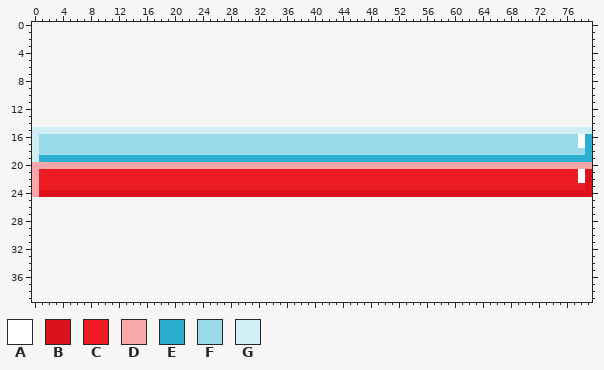
One commit to this sprite sheet: images/paddleimages.png. This is how it looked before the edit.
The file is 80x10 pixels. The old version is drawn lined up with the new one, on the new canvas.
Palette (. is transparent): A #ffffff  B #db111c  C #ed1c24  D #f8a7ab  E #2bafd0  F #99d9ea  G #d1eef5
Pixels before (only the part around the change), first column x 0:
 0 ................................................................................
 1 ................................................................................
 2 ................................................................................
 3 ................................................................................
 4 ................................................................................
 5 ................................................................................
 6 ................................................................................
 7 ................................................................................
 8 ................................................................................
 9 ................................................................................
10 ................................................................................
11 ................................................................................
12 ................................................................................
13 ................................................................................
14 ................................................................................
15 GGGGGGGGGGGGGGGGGGGGGGGGGGGGGGGGGGGGGGGGGGGGGGGGGGGGGGGGGGGGGGGGGGGGGGGGGGGGGGGG
16 GFFFFFFFFFFFFFFFFFFFFFFFFFFFFFFFFFFFFFFFFFFFFFFFFFFFFFFFFFFFFFFFFFFFFFFFFFFFFFAE
17 GFFFFFFFFFFFFFFFFFFFFFFFFFFFFFFFFFFFFFFFFFFFFFFFFFFFFFFFFFFFFFFFFFFFFFFFFFFFFFAE
18 GFFFFFFFFFFFFFFFFFFFFFFFFFFFFFFFFFFFFFFFFFFFFFFFFFFFFFFFFFFFFFFFFFFFFFFFFFFFFFFE
19 GEEEEEEEEEEEEEEEEEEEEEEEEEEEEEEEEEEEEEEEEEEEEEEEEEEEEEEEEEEEEEEEEEEEEEEEEEEEEEEE
20 DDDDDDDDDDDDDDDDDDDDDDDDDDDDDDDDDDDDDDDDDDDDDDDDDDDDDDDDDDDDDDDDDDDDDDDDDDDDDDDD
21 DCCCCCCCCCCCCCCCCCCCCCCCCCCCCCCCCCCCCCCCCCCCCCCCCCCCCCCCCCCCCCCCCCCCCCCCCCCCCCAB
22 DCCCCCCCCCCCCCCCCCCCCCCCCCCCCCCCCCCCCCCCCCCCCCCCCCCCCCCCCCCCCCCCCCCCCCCCCCCCCCAB
23 DCCCCCCCCCCCCCCCCCCCCCCCCCCCCCCCCCCCCCCCCCCCCCCCCCCCCCCCCCCCCCCCCCCCCCCCCCCCCCCB
24 DBBBBBBBBBBBBBBBBBBBBBBBBBBBBBBBBBBBBBBBBBBBBBBBBBBBBBBBBBBBBBBBBBBBBBBBBBBBBBBB
25 ................................................................................
26 ................................................................................
27 ................................................................................
28 ................................................................................
29 ................................................................................
30 ................................................................................
31 ................................................................................
32 ................................................................................
33 ................................................................................
34 ................................................................................
35 ................................................................................
36 ................................................................................
37 ................................................................................
38 ................................................................................
39 ................................................................................
And afterwards:
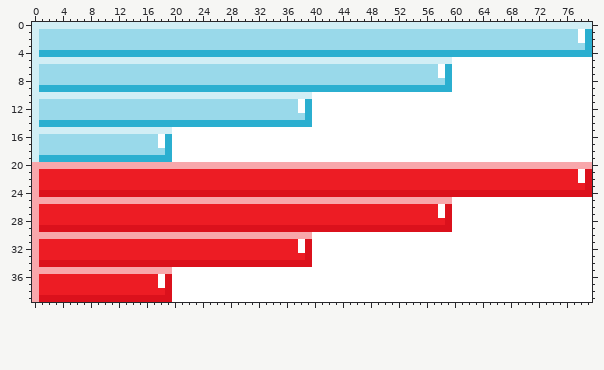
The exact change:
canvas 80x10 -> 80x40, the old top-left corner now at 0,15
Changed rows in their new state; - is an unchanged pixel.
first column x 0:
 0 GGGGGGGGGGGGGGGGGGGGGGGGGGGGGGGGGGGGGGGGGGGGGGGGGGGGGGGGGGGGGGGGGGGGGGGGGGGGGGGG
 1 GFFFFFFFFFFFFFFFFFFFFFFFFFFFFFFFFFFFFFFFFFFFFFFFFFFFFFFFFFFFFFFFFFFFFFFFFFFFFFAE
 2 GFFFFFFFFFFFFFFFFFFFFFFFFFFFFFFFFFFFFFFFFFFFFFFFFFFFFFFFFFFFFFFFFFFFFFFFFFFFFFAE
 3 GFFFFFFFFFFFFFFFFFFFFFFFFFFFFFFFFFFFFFFFFFFFFFFFFFFFFFFFFFFFFFFFFFFFFFFFFFFFFFFE
 4 GEEEEEEEEEEEEEEEEEEEEEEEEEEEEEEEEEEEEEEEEEEEEEEEEEEEEEEEEEEEEEEEEEEEEEEEEEEEEEEE
 5 GGGGGGGGGGGGGGGGGGGGGGGGGGGGGGGGGGGGGGGGGGGGGGGGGGGGGGGGGGGGAAAAAAAAAAAAAAAAAAAA
 6 GFFFFFFFFFFFFFFFFFFFFFFFFFFFFFFFFFFFFFFFFFFFFFFFFFFFFFFFFFAEAAAAAAAAAAAAAAAAAAAA
 7 GFFFFFFFFFFFFFFFFFFFFFFFFFFFFFFFFFFFFFFFFFFFFFFFFFFFFFFFFFAEAAAAAAAAAAAAAAAAAAAA
 8 GFFFFFFFFFFFFFFFFFFFFFFFFFFFFFFFFFFFFFFFFFFFFFFFFFFFFFFFFFFEAAAAAAAAAAAAAAAAAAAA
 9 GEEEEEEEEEEEEEEEEEEEEEEEEEEEEEEEEEEEEEEEEEEEEEEEEEEEEEEEEEEEAAAAAAAAAAAAAAAAAAAA
10 GGGGGGGGGGGGGGGGGGGGGGGGGGGGGGGGGGGGGGGGAAAAAAAAAAAAAAAAAAAAAAAAAAAAAAAAAAAAAAAA
11 GFFFFFFFFFFFFFFFFFFFFFFFFFFFFFFFFFFFFFAEAAAAAAAAAAAAAAAAAAAAAAAAAAAAAAAAAAAAAAAA
12 GFFFFFFFFFFFFFFFFFFFFFFFFFFFFFFFFFFFFFAEAAAAAAAAAAAAAAAAAAAAAAAAAAAAAAAAAAAAAAAA
13 GFFFFFFFFFFFFFFFFFFFFFFFFFFFFFFFFFFFFFFEAAAAAAAAAAAAAAAAAAAAAAAAAAAAAAAAAAAAAAAA
14 GEEEEEEEEEEEEEEEEEEEEEEEEEEEEEEEEEEEEEEEAAAAAAAAAAAAAAAAAAAAAAAAAAAAAAAAAAAAAAAA
15 --------------------AAAAAAAAAAAAAAAAAAAAAAAAAAAAAAAAAAAAAAAAAAAAAAAAAAAAAAAAAAAA
16 ------------------AEAAAAAAAAAAAAAAAAAAAAAAAAAAAAAAAAAAAAAAAAAAAAAAAAAAAAAAAAAA-A
17 ------------------AEAAAAAAAAAAAAAAAAAAAAAAAAAAAAAAAAAAAAAAAAAAAAAAAAAAAAAAAAAA-A
18 -------------------EAAAAAAAAAAAAAAAAAAAAAAAAAAAAAAAAAAAAAAAAAAAAAAAAAAAAAAAAAAAA
19 --------------------AAAAAAAAAAAAAAAAAAAAAAAAAAAAAAAAAAAAAAAAAAAAAAAAAAAAAAAAAAAA
first column x 0:
25 DDDDDDDDDDDDDDDDDDDDDDDDDDDDDDDDDDDDDDDDDDDDDDDDDDDDDDDDDDDDAAAAAAAAAAAAAAAAAAAA
26 DCCCCCCCCCCCCCCCCCCCCCCCCCCCCCCCCCCCCCCCCCCCCCCCCCCCCCCCCCABAAAAAAAAAAAAAAAAAAAA
27 DCCCCCCCCCCCCCCCCCCCCCCCCCCCCCCCCCCCCCCCCCCCCCCCCCCCCCCCCCABAAAAAAAAAAAAAAAAAAAA
28 DCCCCCCCCCCCCCCCCCCCCCCCCCCCCCCCCCCCCCCCCCCCCCCCCCCCCCCCCCCBAAAAAAAAAAAAAAAAAAAA
29 DBBBBBBBBBBBBBBBBBBBBBBBBBBBBBBBBBBBBBBBBBBBBBBBBBBBBBBBBBBBAAAAAAAAAAAAAAAAAAAA
30 DDDDDDDDDDDDDDDDDDDDDDDDDDDDDDDDDDDDDDDDAAAAAAAAAAAAAAAAAAAAAAAAAAAAAAAAAAAAAAAA
31 DCCCCCCCCCCCCCCCCCCCCCCCCCCCCCCCCCCCCCABAAAAAAAAAAAAAAAAAAAAAAAAAAAAAAAAAAAAAAAA
32 DCCCCCCCCCCCCCCCCCCCCCCCCCCCCCCCCCCCCCABAAAAAAAAAAAAAAAAAAAAAAAAAAAAAAAAAAAAAAAA
33 DCCCCCCCCCCCCCCCCCCCCCCCCCCCCCCCCCCCCCCBAAAAAAAAAAAAAAAAAAAAAAAAAAAAAAAAAAAAAAAA
34 DBBBBBBBBBBBBBBBBBBBBBBBBBBBBBBBBBBBBBBBAAAAAAAAAAAAAAAAAAAAAAAAAAAAAAAAAAAAAAAA
35 DDDDDDDDDDDDDDDDDDDDAAAAAAAAAAAAAAAAAAAAAAAAAAAAAAAAAAAAAAAAAAAAAAAAAAAAAAAAAAAA
36 DCCCCCCCCCCCCCCCCCABAAAAAAAAAAAAAAAAAAAAAAAAAAAAAAAAAAAAAAAAAAAAAAAAAAAAAAAAAAAA
37 DCCCCCCCCCCCCCCCCCABAAAAAAAAAAAAAAAAAAAAAAAAAAAAAAAAAAAAAAAAAAAAAAAAAAAAAAAAAAAA
38 DCCCCCCCCCCCCCCCCCCBAAAAAAAAAAAAAAAAAAAAAAAAAAAAAAAAAAAAAAAAAAAAAAAAAAAAAAAAAAAA
39 DBBBBBBBBBBBBBBBBBBBAAAAAAAAAAAAAAAAAAAAAAAAAAAAAAAAAAAAAAAAAAAAAAAAAAAAAAAAAAAA
